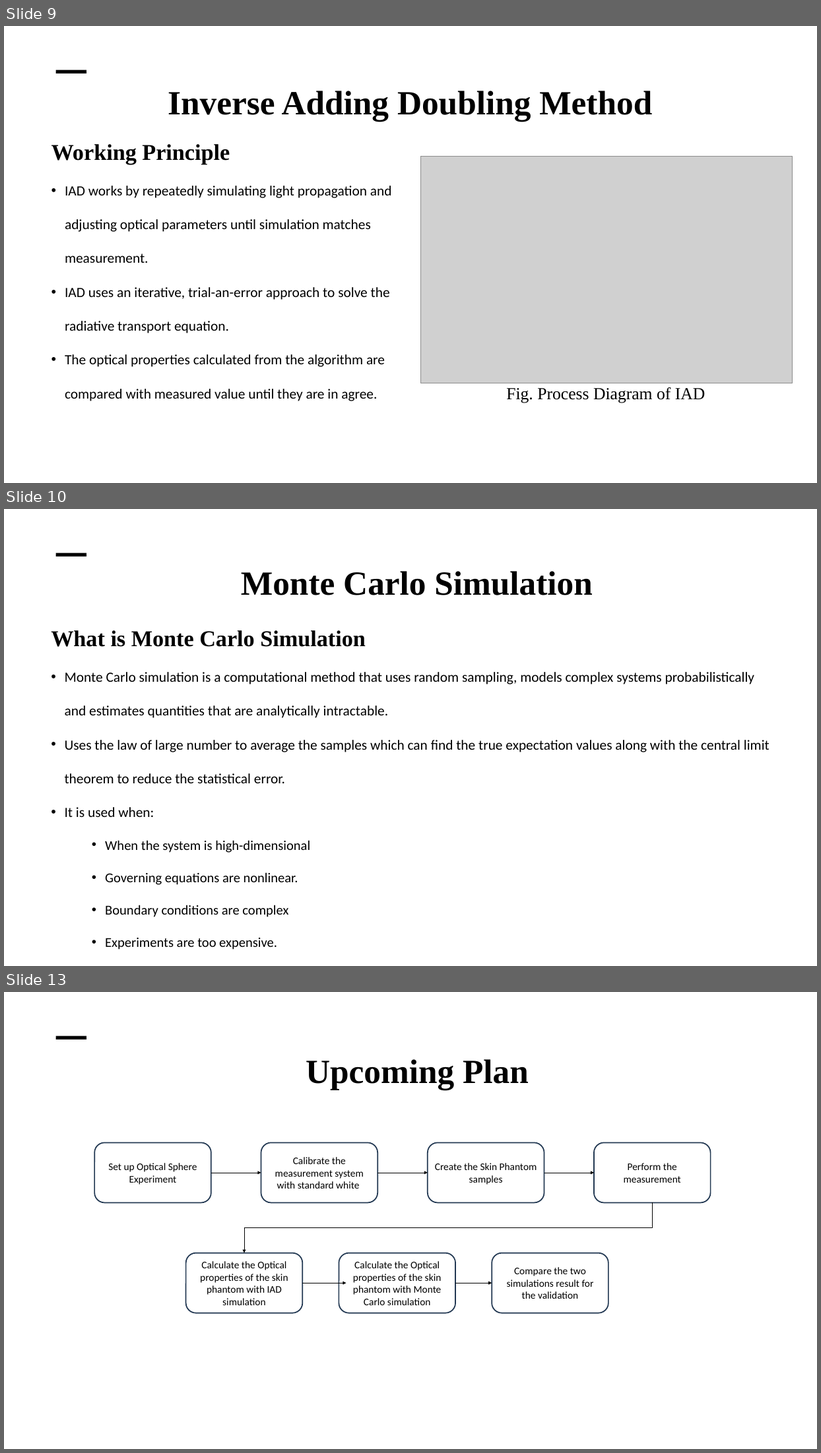
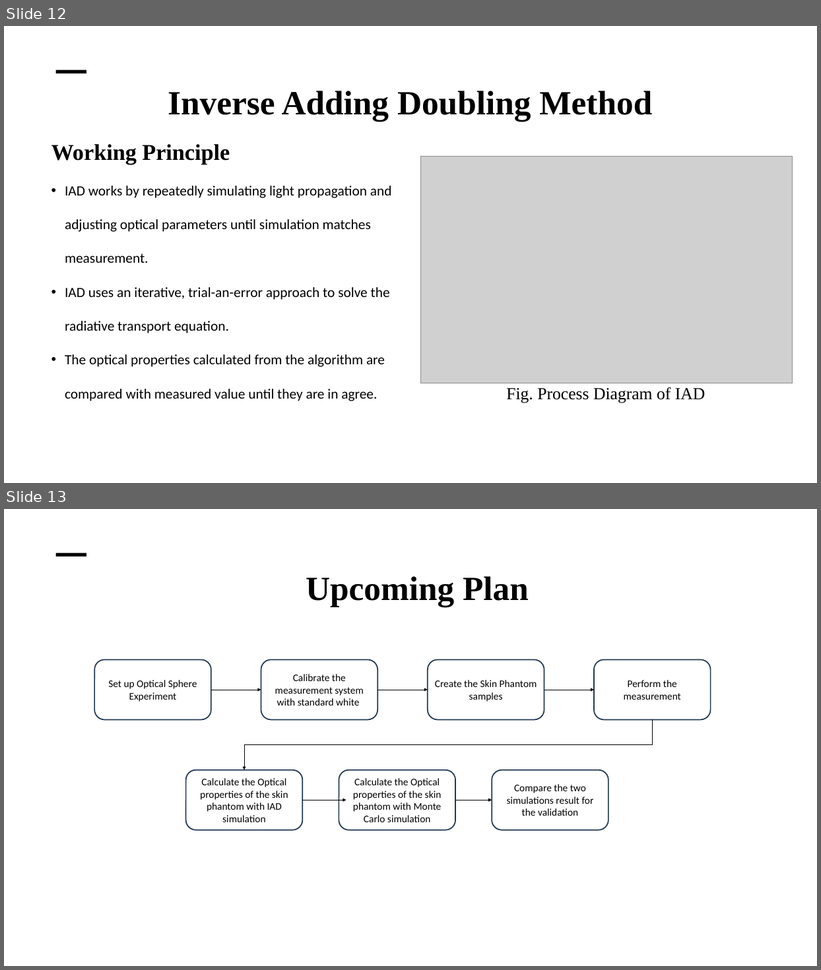
Before and after one commit to Thutazaw09/japan-data, a slide deck: Japan/Progress Presentation/Presentation 11.1 (Professor Anak).pptx. Shown one above the other, each under a label of ours: slides 9, 10 and 13 before the commit, slides 12 and 13 after it; the slides between them are not shown. The pictures are 821x1453 and 821x970 pixels, drawn with LibreOffice and Linux fonts; fonts in the diff are those of the drawing; grey boxes stand for pictures; background and template pictures are left out. Boxes give left, top, right and bottom in pixels: in the first picture for what was removed or moved away, otherwise in the second. Text is boxed around its words. In the diff, an @@ line names an element or a change of style, - is before the commit and + after.

```diff
--- a/Japan/Progress Presentation/Presentation 11.1 (Professor Anak).pptx
+++ b/Japan/Progress Presentation/Presentation 11.1 (Professor Anak).pptx
@@ slide 10 removed at (x1=4, y1=509, x2=817, y2=966), background picture (left out) @@
@@ line removed from (56, 555) to (86, 555) @@
@@ text removed at (x1=241, y1=571, x2=593, y2=595) @@
-  Monte Carlo Simulation
@@ text removed at (x1=51, y1=630, x2=770, y2=950) @@
-  What is Monte Carlo Simulation
-  • Monte Carlo simulation is a computational method that uses random sampling, models complex systems probabilistically and estimates quantities that are analytically intractable.
-  • Uses the law of large number to average the samples which can find the true expectation values along with the central limit theorem to reduce the statistical error.
-  • It is used when:
-      • When the system is high-dimensional
-      • Governing equations are nonlinear.
-      • Boundary conditions are complex
-      • Experiments are too expensive.
@@ what was slide 9 is now slide 12 @@
```
Also in this commit, not shown: 2 slides changed, 5 slides added, 2 other slides removed, 44 other files.
